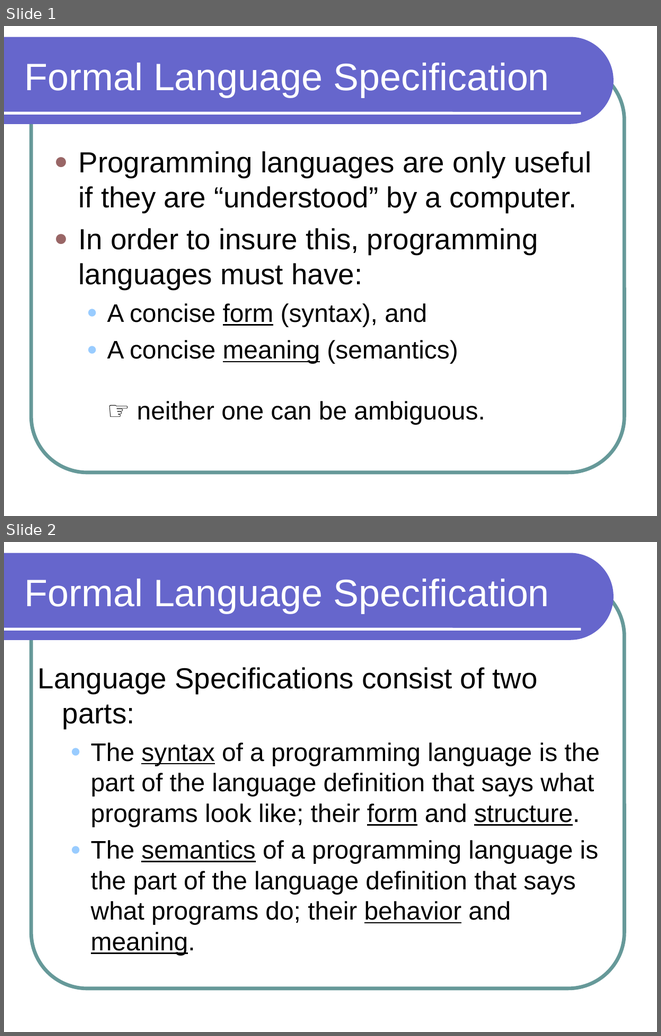
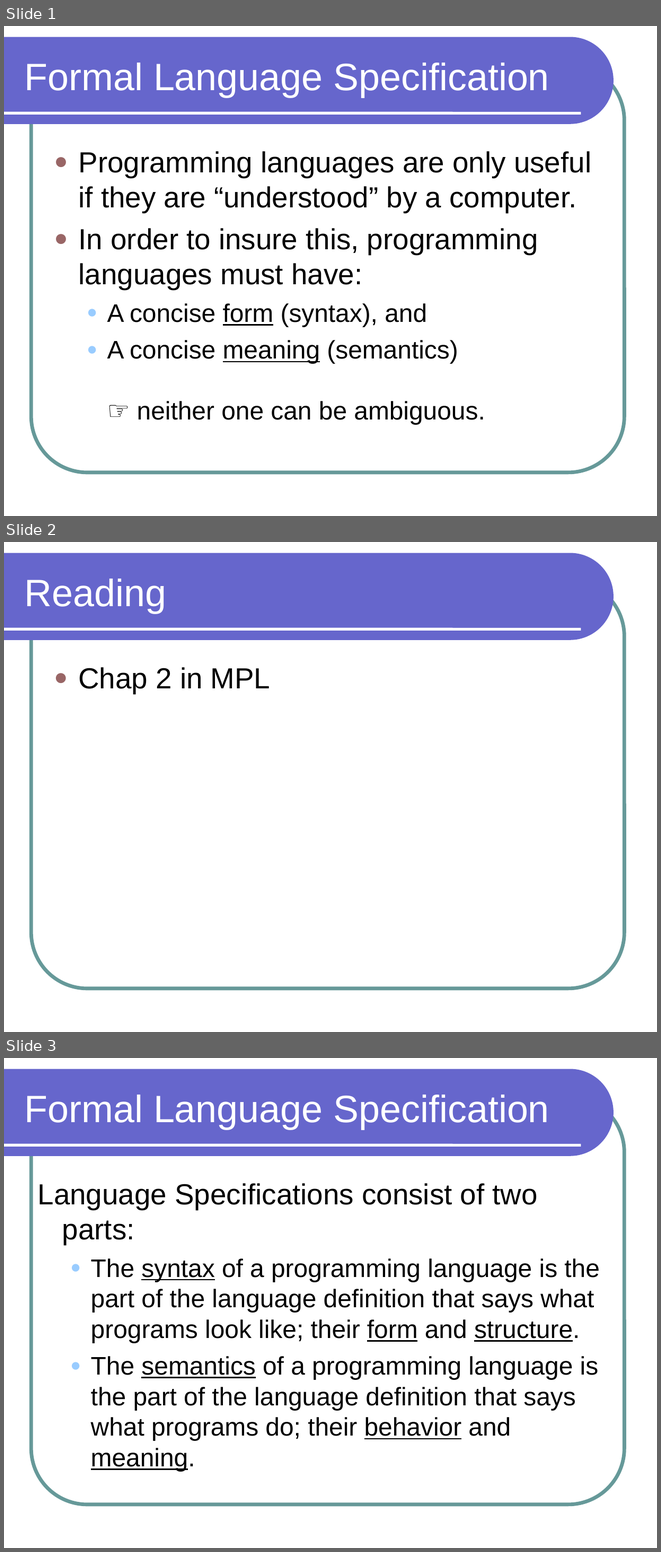
Before and after one commit to lutzhamel/CSC301, a slide deck: notes/csc301-ln009.ppt. Shown one above the other, each under a label of ours: slides 1 and 2 before the commit, slides 1, 2 and 3 after it. The pictures are 661x1036 and 661x1552 pixels, drawn with LibreOffice and Linux fonts; fonts in the diff are those of the drawing. Boxes give left, top, right and bottom in pixels: in the first picture for what was removed or moved away, otherwise in the second. Text is boxed around its words. In the diff, an @@ line names an element or a change of style, - is before the commit and + after.

```diff
--- a/notes/csc301-ln009.ppt
+++ b/notes/csc301-ln009.ppt
@@ slide 2 added at (4, 542, 657, 1032), background #FFFFFF; not listed: 3 template elements that a slide beside it also shows @@
@@ title added at (25, 579, 167, 613), 42 pt, text #FFFFFF @@
+Reading
@@ text added at (78, 667, 271, 694), 32 pt, text #000000 @@
+● Chap 2 in MPL
@@ what was slide 2 is now slide 3 @@
```
Also in this commit, not shown: 6 other files.
